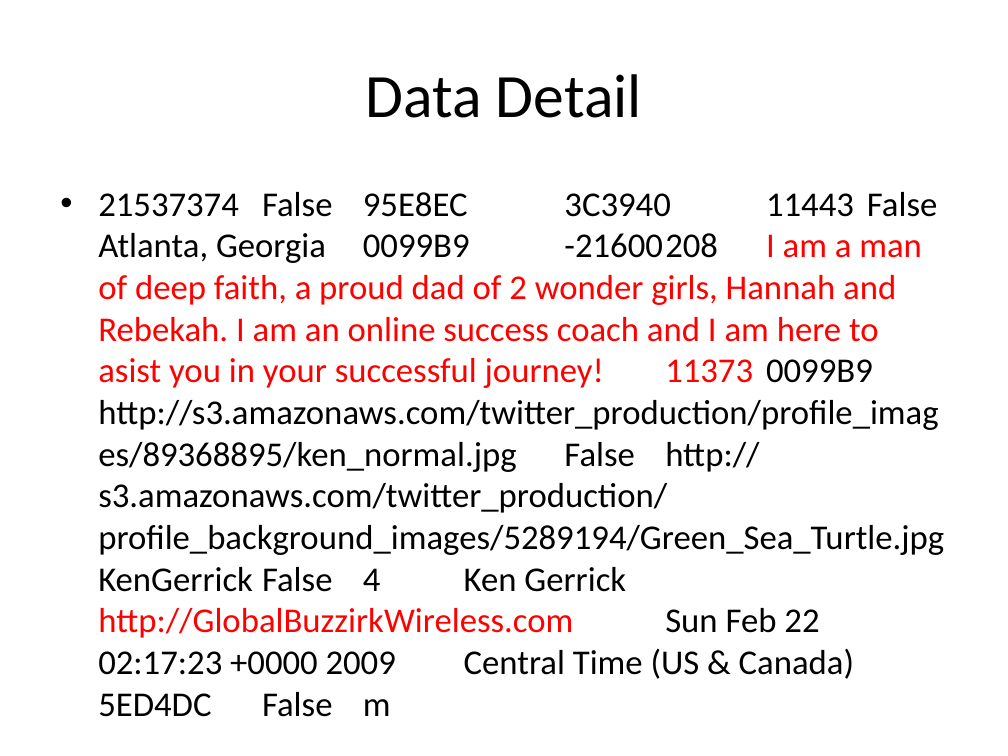
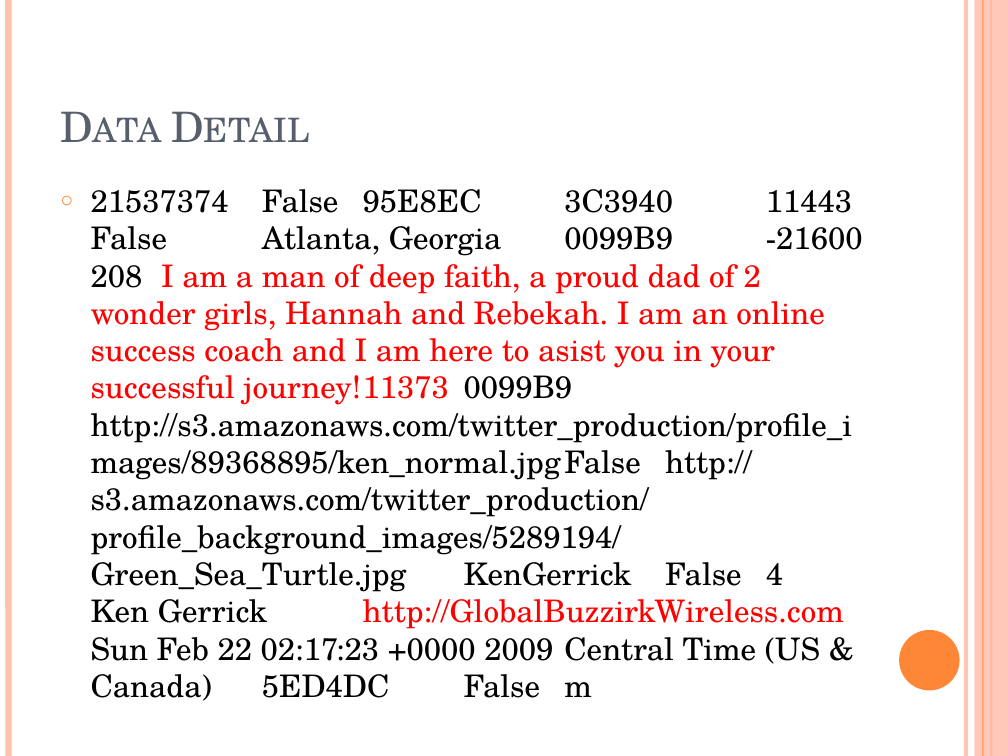
Before and after one commit to ttang10/Organization_Detection_ML, a slide deck: slide 8 of Organization Detection.pptx. Drawn at 1008x756 pixels with LibreOffice and Linux fonts; fonts in the diff are those of the drawing. Boxes give left, top, right and bottom in pixels: in the first picture for what was removed or moved away, otherwise in the second. Text is boxed around its words. In the diff, an @@ line names an element or a change of style, - is before the commit and + after.

```diff
--- a/Organization Detection.pptx
+++ b/Organization Detection.pptx
@@ line added from (8, 0) to (8, 756), #FEC3AE 4.5 pt @@
@@ line added from (966, 0) to (966, 756), #FEC3AE 3 pt @@
@@ rectangle added at (975, 0, 1008, 756), fill #FEC3AE at 87% opacity @@
@@ line added from (983, 0) to (983, 756), #FE8637 0.75 pt @@
@@ line added from (991, 0) to (991, 756), #FE8637 1.5 pt @@
@@ title "Data Detail" at (50, 30, 874, 156): size 44 to 30 pt, font Calibri to TeX Gyre Schola, text colour #000000 to #575F6D, small capitals on; alignment centre to left; vertical alignment middle to bottom @@
@@ text "21537374 False 95E8EC 3C3940 11443 ..." at (91, 189, 863, 701): size 24.8 to 22.2 pt, font Calibri to TeX Gyre Schola; bullet • to ○; more space between paragraphs @@
@@ ellipse added at (899, 630, 960, 690), fill #FE8637 @@
```
Also in this commit, not shown: 19 other slides changed, 2 slides added.
